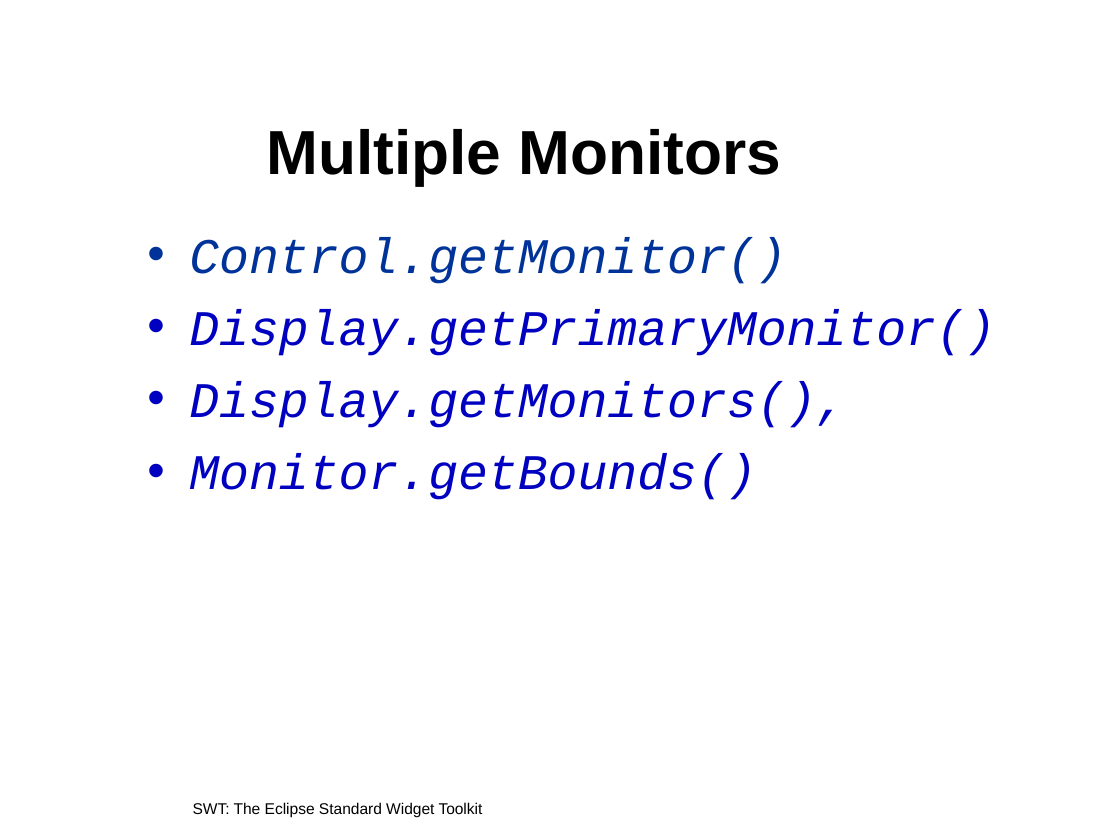
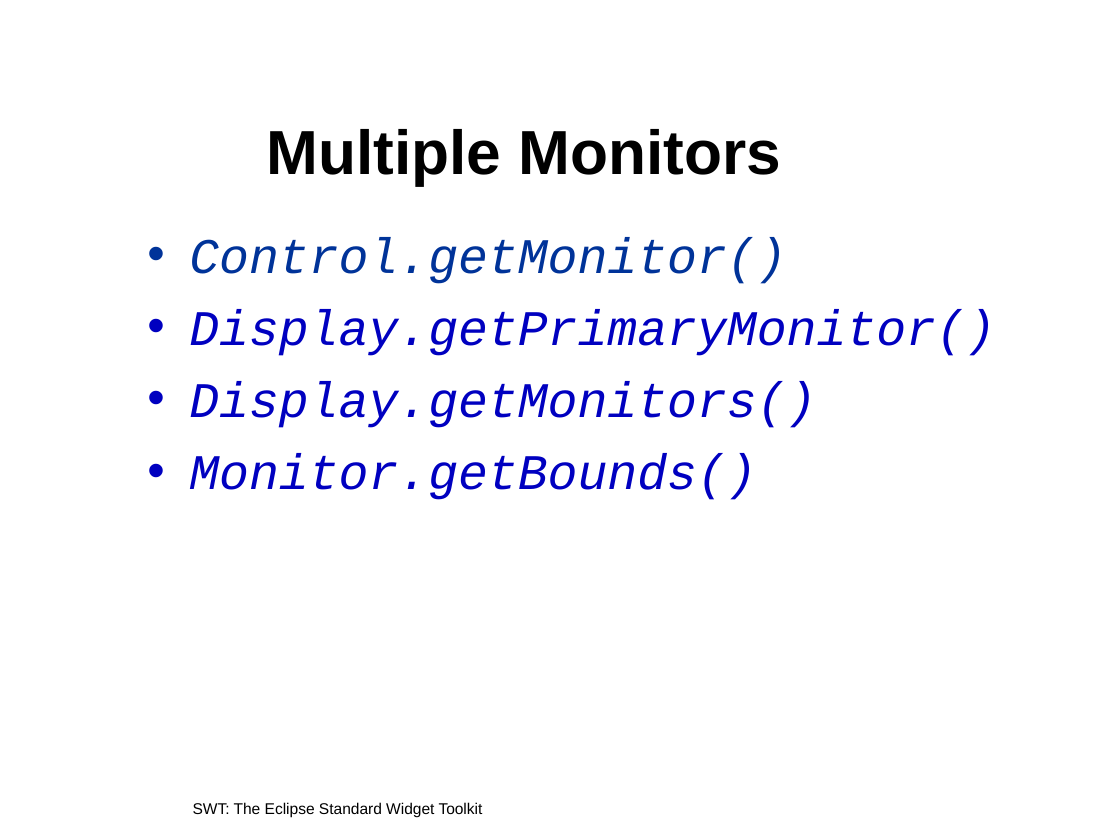
Before and after one commit to eclipse-platform/www.eclipse.org-eclipse, a slide deck: slide 71 of tutorials/oopsla2005/t22-irvine.ppt. Drawn at 1120x840 pixels with LibreOffice and Linux fonts; fonts in the diff are those of the drawing; background and template pictures are left out. Boxes give left, top, right and bottom in pixels: in the first picture for what was removed or moved away, otherwise in the second. Text is boxed around its words. In the diff, an @@ line names an element or a change of style, - is before the commit and + after.

```diff
--- a/tutorials/oopsla2005/t22-irvine.ppt
+++ b/tutorials/oopsla2005/t22-irvine.ppt
@@ text at (x1=189, y1=381, x2=816, y2=428): text changed @@
-• Display.getMonitors(),
+• Display.getMonitors()
```
Also in this commit, not shown: 9 other slides changed.
